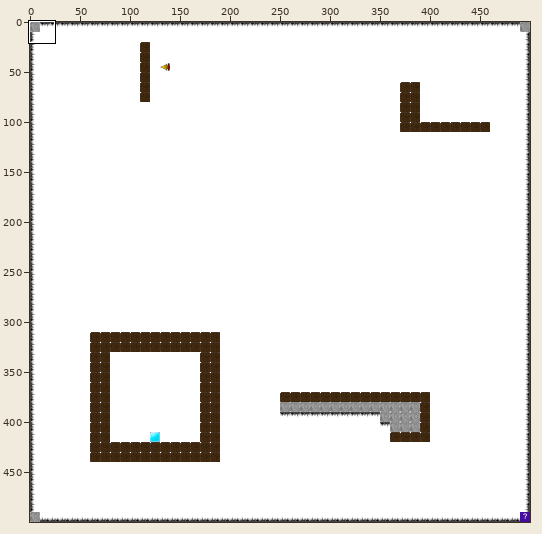
Two states of a sprite sheet, levels/13_An_Ethereal_Bird.png. The first picture is a wide view before the edit; the outline marks the close-up.
Close-up. Before:
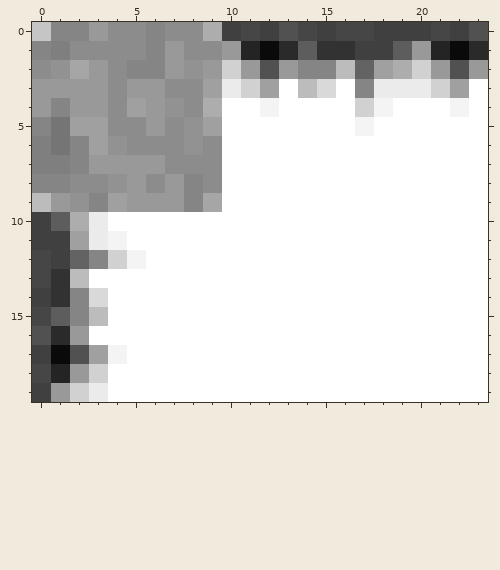
The file is 500x500 pixels. Colours within 5 levels of each other are drawn and written as one. Shown: x 0..23, y 0..19. The commit also changed other parts of the picture, which this record leaves out.
After:
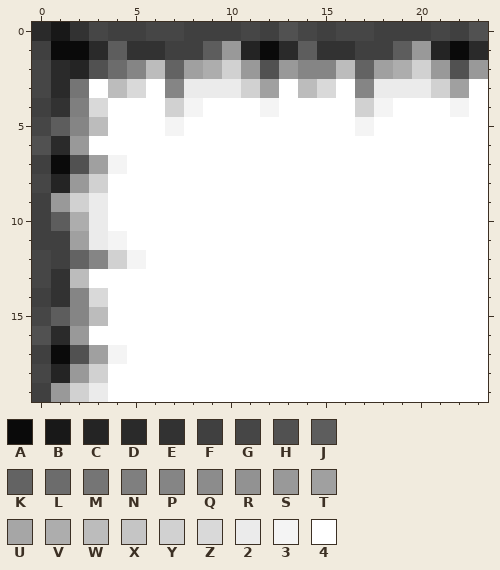
Palette (. is transparent): A #0a0a0a  B #181818  C #242424  D #2a2a2a  E #323232  F #404040  G #464646  H #515151  J #5d5d5d  K #636363  L #6c6c6c  M #757575  N #7f7f7f  P #858585  Q #8c8c8c  R #929292  S #999999  T #a0a0a0  U #a6a6a6  V #adadad  W #bcbcbc  X #c5c5c5  Y #d1d1d1  Z #d9d9d9  2 #ebebeb  3 #f4f4f4  4 #ffffff
The exact change:
@@ x 0..11 @@
- 0 XPPSQQPQQVFG
- 1 PNQQQQPSQQSC
- 2 QRUSQPPSRSYS
- 3 SSSSQSSQQT2Y
- 4 SPSSQTSRQV44
- 5 PMTTQQSQRT44
- 6 NMPTRQQQRQ44
- 7 NNPSSSSQQQ44
- 8 PPQQRSQSPQ44
- 9 WSRPTSSSPU44
+ 0 DBEGFFGGFFFG
+ 1 FAADJEEFFJSC
+ 2 GDCHLPWKTVYS
+ 3 GDM4WZ4P222Y
+ 4 FENZ444Y3444
+ 5 GJPW44434444
+ 6 HDS444444444
+ 7 FAHT34444444
+ 8 GCSY44444444
+ 9 FSY244444444
 10 FJV244444444
Changed places in both close-ups, as pixel boxes (x1, y1, x2, y2):
changed: (32, 22, 222, 212)
